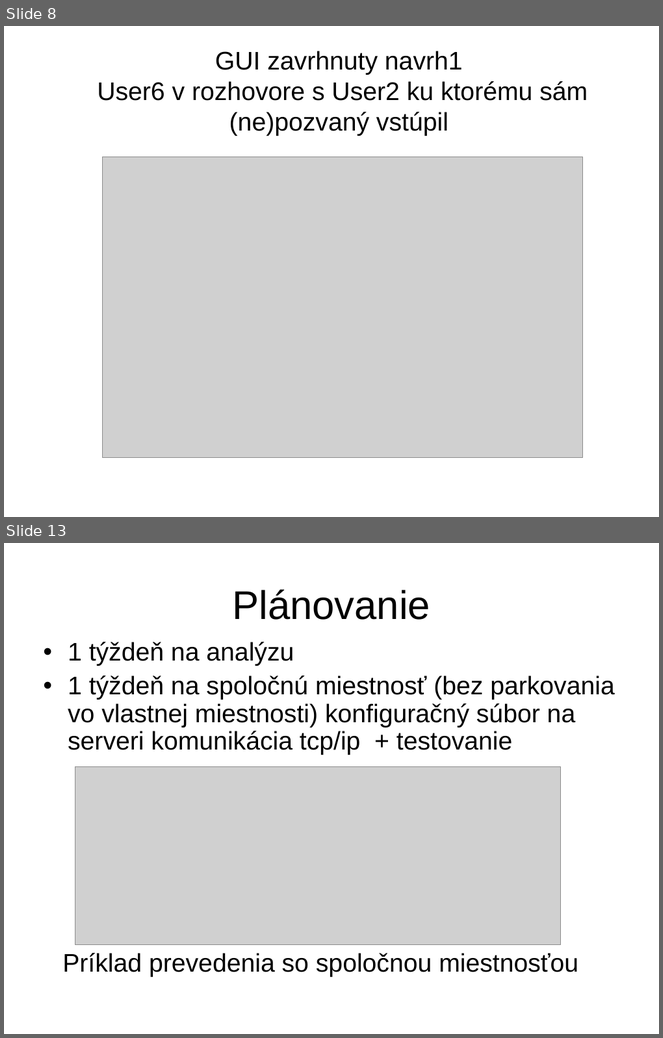
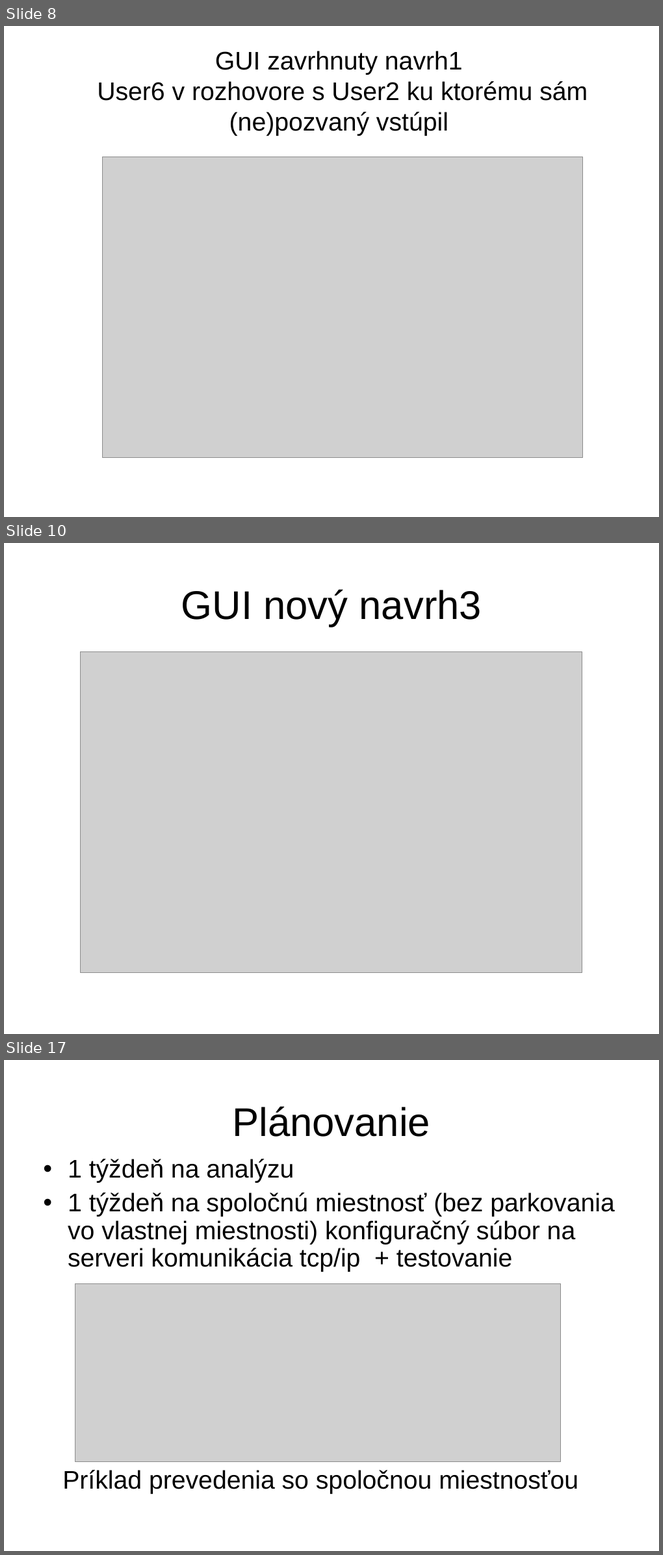
Before and after one commit to estamina/roomers, a slide deck: doc/chat.stano.ppt. Shown one above the other, each under a label of ours: slides 8 and 13 before the commit, slides 8, 10 and 17 after it; the slides between them are not shown. The pictures are 663x1038 and 663x1555 pixels, drawn with LibreOffice and Linux fonts; fonts in the diff are those of the drawing; grey boxes stand for pictures; background and template pictures are left out. Boxes give left, top, right and bottom in pixels: in the first picture for what was removed or moved away, otherwise in the second. Text is boxed around its words. In the diff, an @@ line names an element or a change of style, - is before the commit and + after.

```diff
--- a/doc/chat.stano.ppt
+++ b/doc/chat.stano.ppt
@@ slide 10 added at (x1=4, y1=543, x2=659, y2=1034), background #FFFFFF @@
@@ title added at (x1=181, y1=589, x2=482, y2=627), 44 pt, text #000000 @@
+GUI nový navrh3
@@ picture added at (x1=81, y1=652, x2=582, y2=973) @@
@@ what was slide 13 is now slide 17 @@
```
Also in this commit, not shown: 4 slides changed, 3 other slides added.
